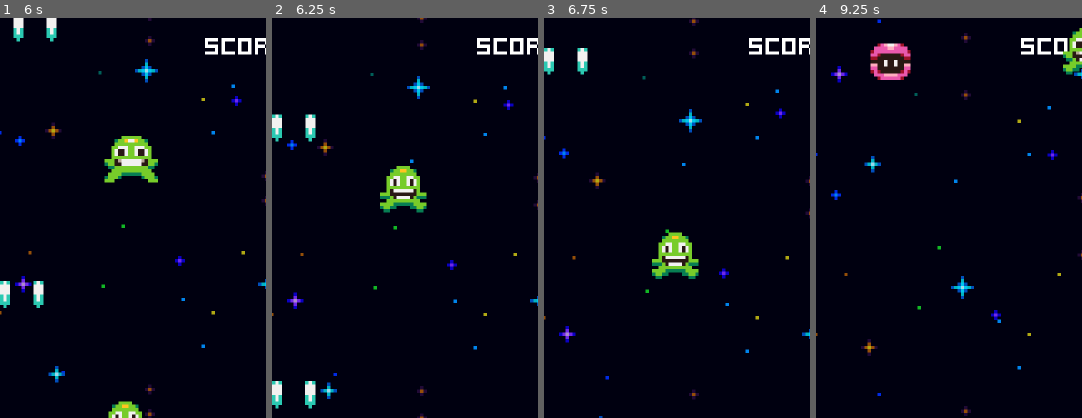
Above: before the commit, frames 1-4 (left to right).
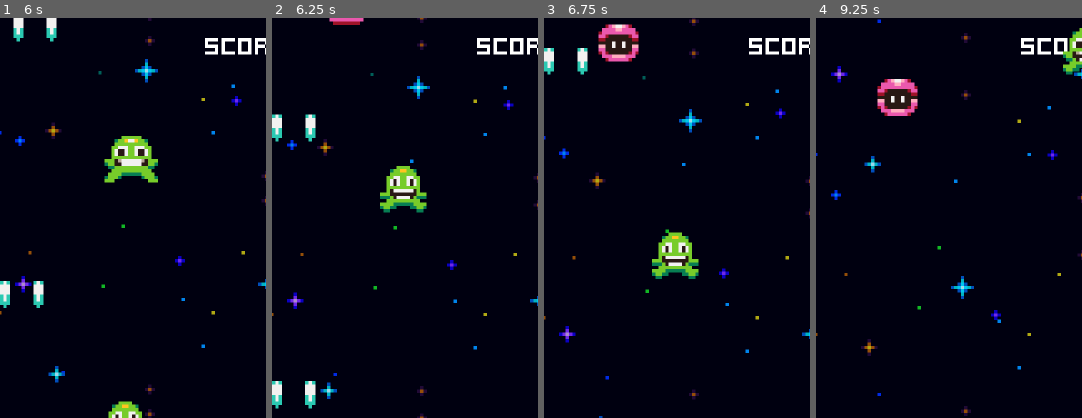
Above: after the commit, the same moments.

Repository: najamsk/godotTutorial_spaceShooter
Game: Godot game, scene res://menus/menu.tscn
Two runs of this game, one before a commit and one after it. Both use one fixed random seed, a clock stepped at 60 frames per second and the inputs below.
Inputs:
- Up to frame 1 (6 s): tap Space at 0.5 s; hold Right (ui_right) 0.53-1.28 s; tap Enter (ui_accept) at 0.77, 1.52, 3.02, 3.77, 4.52 s; hold Left (ui_left) 1.28-2.03 s; hold Right (ui_right) 2.03-3.53 s; hold Left (ui_left) 3.53-5.78 s; hold Right (ui_right) from 5.78 s (still down)
- Up to frame 2 (6.25 s): keep holding Right (ui_right); tap Enter (ui_accept) at 6.02 s
- Up to frame 3 (6.75 s): keep holding Right (ui_right)
- Up to frame 4 (9.25 s): tap Enter (ui_accept) at 6.77, 7.52, 9.02 s; release Right (ui_right) at 8.03 s; hold Left (ui_left) from 8.03 s (still down)
The pictures show only the part of the screen within x 1-51%, y 0-50%; the shares and areas given below are measured in that part.

Frame 1 is identical in both runs. In frame 2, 0.2% of the frame differs, in the area x 21-35%, y 0-2%; in frame 3, 1.3%; in frame 4, 2.6%, in the area x 20-39%, y 6-25%.

Commit message:
pink enemy - state machine

Diff:
--- /dev/null
+++ b/enemies/pink_enemy.gd
@@ -0,0 +1,26 @@
+class_name PinkEnemy
+extends Enemy
+
+@onready var states: Node = $States
+
+@onready var move_down_state: TimedStateComponent = %MoveDownState
+@onready var move_side_state: TimedStateComponent = %MoveSideState
+@onready var pause_state: TimedStateComponent = %PauseState
+@onready var move_side_component: MoveComponent = %MoveSideComponent
+
+
+# Called when the node enters the scene tree for the first time.
+func _ready() -> void:
+	super()
+
+	for state in states.get_children():
+		state = state as StateComponent
+		state.disable()
+
+	move_side_component.velocity.x = [-20, 20].pick_random()
+
+	move_down_state.state_finished.connect(move_side_state.enable)
+	move_side_state.state_finished.connect(pause_state.enable)
+	pause_state.state_finished.connect(move_down_state.enable)
+
+	move_down_state.enable()
--- a/enemies/pink_enemy.tscn
+++ b/enemies/pink_enemy.tscn
@@ -1,7 +1,11 @@
-[gd_scene load_steps=11 format=3 uid="uid://dc2mykjeyuap8"]
+[gd_scene load_steps=15 format=3 uid="uid://dc2mykjeyuap8"]
 
 [ext_resource type="PackedScene" uid="uid://ofnandi6vaph" path="res://enemies/enemy.tscn" id="1_m7bk0"]
+[ext_resource type="Script" uid="uid://h6x4kbapapx8" path="res://enemies/pink_enemy.gd" id="2_67erp"]
 [ext_resource type="Texture2D" uid="uid://bl3ssimktyjto" path="res://assets/pink_enemy.png" id="2_psv4m"]
+[ext_resource type="Script" uid="uid://bq3ofsjqcmk7o" path="res://components/move_component.gd" id="5_mik3f"]
+[ext_resource type="Script" uid="uid://voopolb4cr3j" path="res://components/border_bounce_component.gd" id="6_7dxut"]
+[ext_resource type="Script" uid="uid://ccasnm265pqmt" path="res://components/timed_state_componoent.gd" id="6_67erp"]
 
 [sub_resource type="AtlasTexture" id="AtlasTexture_0kney"]
 atlas = ExtResource("2_psv4m")
@@ -53,6 +57,7 @@
 radius = 6.0
 
 [node name="PinkEnemy" instance=ExtResource("1_m7bk0")]
+script = ExtResource("2_67erp")
 
 [node name="AnimatedSprite2D" parent="." index="0"]
 sprite_frames = SubResource("SpriteFrames_0tkce")
@@ -61,9 +66,6 @@
 
 [node name="StatsComponent" parent="." index="1"]
 health = 8
-
-[node name="MoveComponent" parent="." index="2"]
-velocity = Vector2(0, 8)
 
 [node name="VisibleOnScreenNotifier2D" parent="." index="3"]
 position = Vector2(4.76837e-07, -3.57628e-07)
@@ -78,3 +80,41 @@
 
 [node name="ScoreComponent" parent="." index="12"]
 adjust_amount = 20
+
+[node name="States" type="Node" parent="." index="13"]
+
+[node name="MoveDownState" type="Node" parent="States" index="0"]
+unique_name_in_owner = true
+script = ExtResource("6_67erp")
+duration = 2.0
+metadata/_custom_type_script = "uid://ccasnm265pqmt"
+
+[node name="MoveComponent" type="Node" parent="States/MoveDownState" index="0" node_paths=PackedStringArray("actor")]
+script = ExtResource("5_mik3f")
+velocity = Vector2(0, 20)
+actor = NodePath("../../..")
+metadata/_custom_type_script = "uid://bq3ofsjqcmk7o"
+
+[node name="MoveSideState" type="Node" parent="States" index="1"]
+unique_name_in_owner = true
+script = ExtResource("6_67erp")
+duration = 3.0
+metadata/_custom_type_script = "uid://ccasnm265pqmt"
+
+[node name="MoveSideComponent" type="Node" parent="States/MoveSideState" index="0" node_paths=PackedStringArray("actor")]
+unique_name_in_owner = true
+script = ExtResource("5_mik3f")
+actor = NodePath("../../..")
+metadata/_custom_type_script = "uid://bq3ofsjqcmk7o"
+
+[node name="BorderBounceComponent" type="Node" parent="States/MoveSideState" index="1" node_paths=PackedStringArray("actor", "move_component")]
+script = ExtResource("6_7dxut")
+actor = NodePath("../../..")
+move_component = NodePath("../MoveSideComponent")
+metadata/_custom_type_script = "uid://voopolb4cr3j"
+
+[node name="PauseState" type="Node" parent="States" index="2"]
+unique_name_in_owner = true
+script = ExtResource("6_67erp")
+duration = 3.0
+metadata/_custom_type_script = "uid://ccasnm265pqmt"
Not shown, added: enemies/pink_enemy.gd.uid
